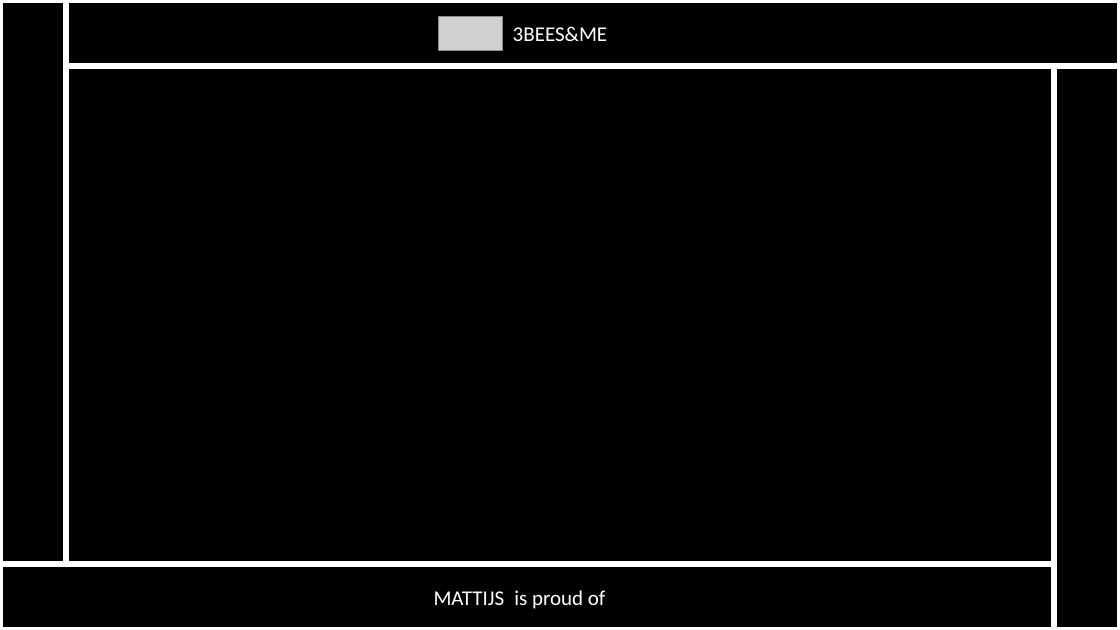
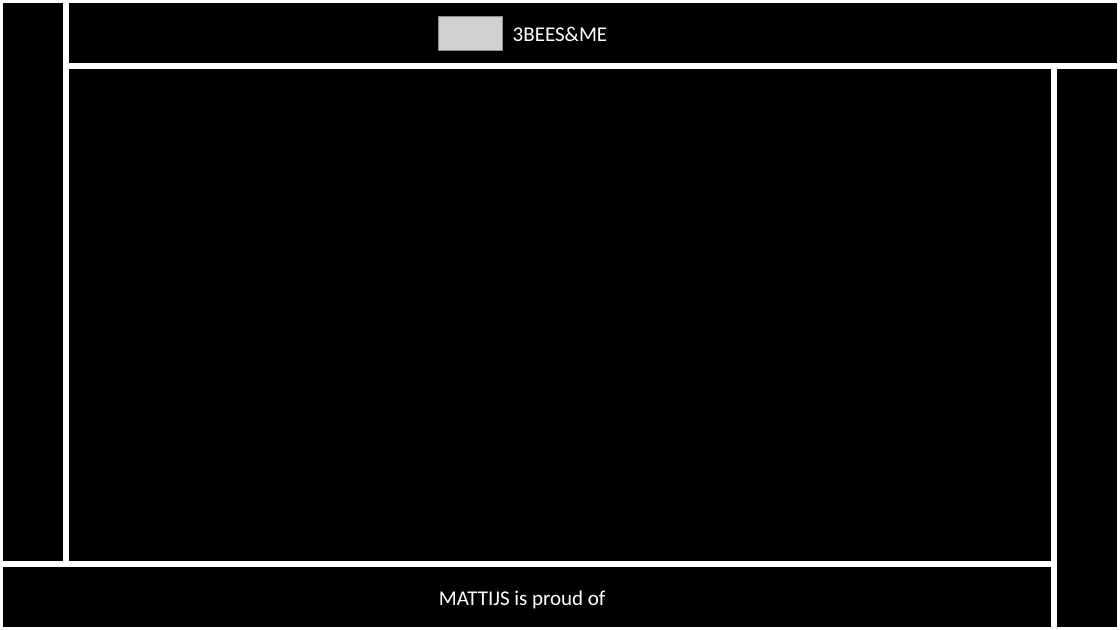
Before and after one commit to BlNARYFOUR/Howeststone, a slide deck: slide 11 of documents/presentatie.pptx. Drawn at 1120x630 pixels with LibreOffice and Linux fonts; fonts in the diff are those of the drawing; grey boxes stand for pictures. Boxes give left, top, right and bottom in pixels: in the first picture for what was removed or moved away, otherwise in the second. Text is boxed around its words. In the diff, an @@ line names an element or a change of style, - is before the commit and + after.

```diff
--- a/documents/presentatie.pptx
+++ b/documents/presentatie.pptx
@@ text "MATTIJS": place and size @@
-text "MATTIJS" at box(434, 591, 505, 605)
+text "MATTIJS" at box(439, 591, 510, 605)
```
Also in this commit, not shown: 3 other slides changed.
